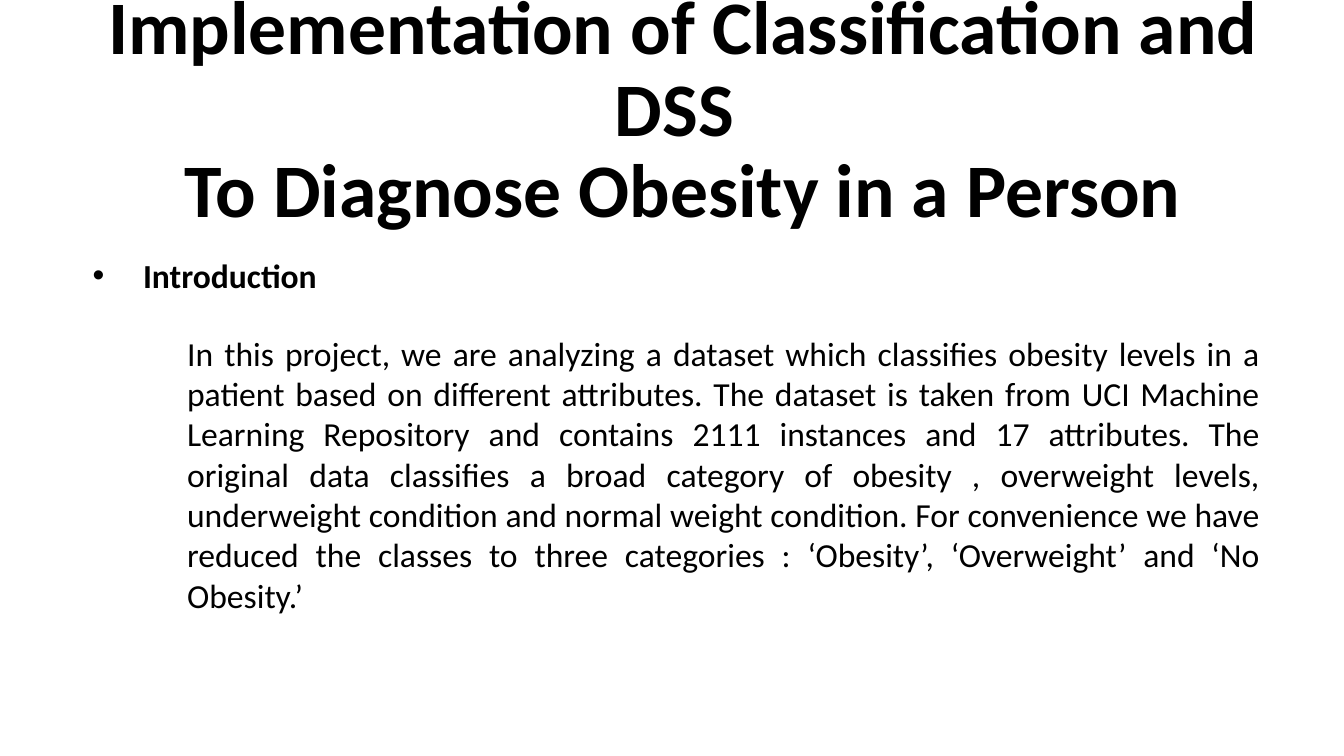
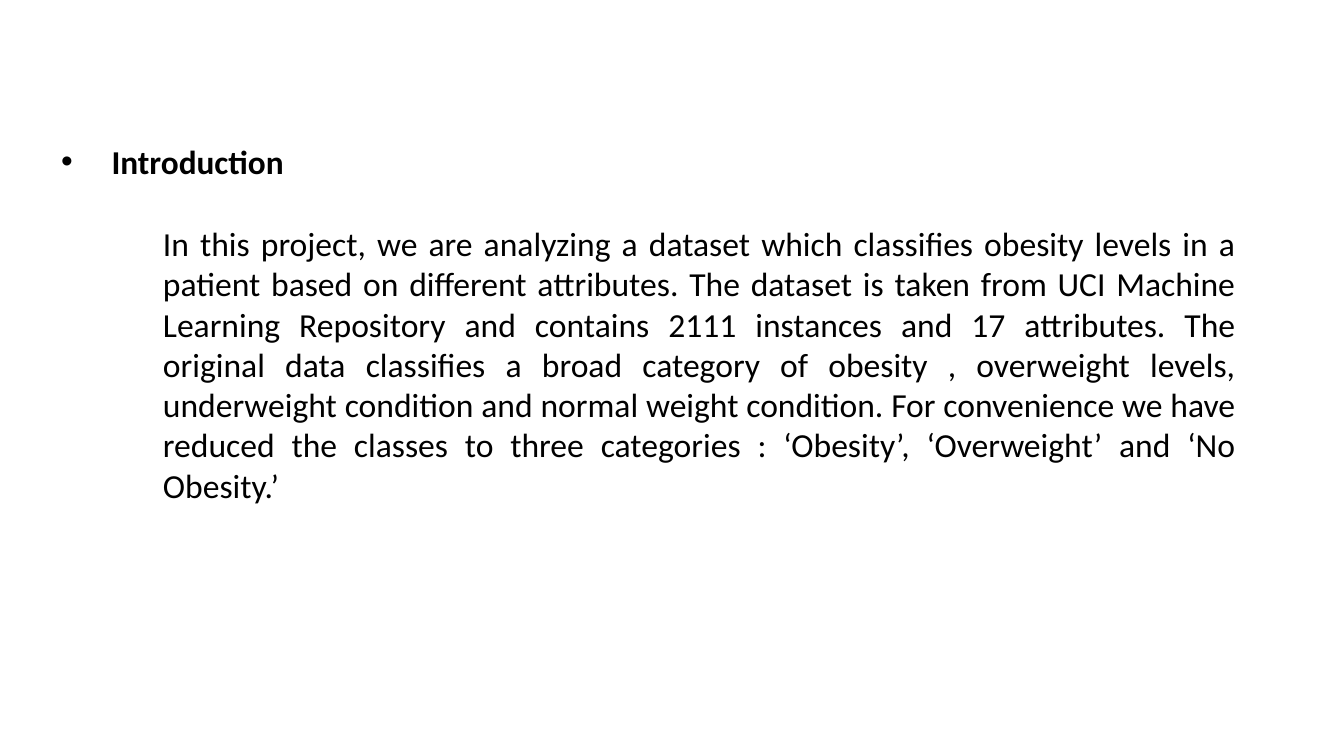
Before and after one commit to WinnerBishal/Decision-Trees-Implementation, a slide deck: slide 2 of Implementation of Classification and DSS.pptx (slide 1 before the commit). Drawn at 1344x756 pixels with LibreOffice and Linux fonts; fonts in the diff are those of the drawing. Boxes give left, top, right and bottom in pixels: in the first picture for what was removed or moved away, otherwise in the second. Text is boxed around its words. In the diff, an @@ line names an element or a change of style, - is before the commit and + after.

```diff
--- a/Implementation of Classification and DSS.pptx
+++ b/Implementation of Classification and DSS.pptx
@@ title removed at (108,1,1257,230) @@
-Implementation of Classification and DSS
-To Diagnose Obesity in a Person
@@ text "Introduction": place and size @@
-text "Introduction" at (143,264,317,289)
+text "Introduction" at (112,150,284,175)
@@ text "Introduction" at (112,150,284,175): size 24 to 23.8 pt; alignment centre to left; line spacing 0.9 to 0.8 @@
@@ text "In this project, we are ...": place and size @@
-text "In this project, we are ..." at (187,342,1260,614)
+text "In this project, we are ..." at (163,232,1235,504)
```
Also in this commit, not shown: 3 other slides changed, 1 slide added, 1 other file.
